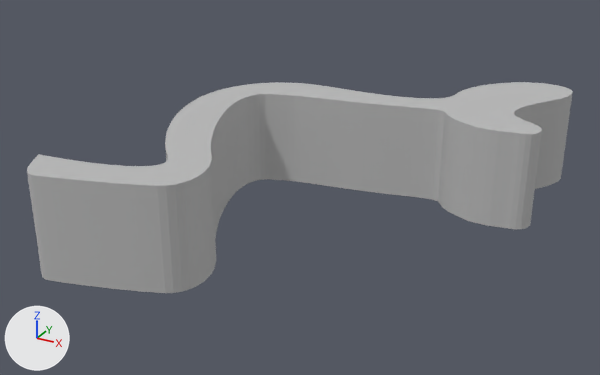
Before and after pictures for a commit that changed the Blender file Editing Files/node gate.blend.
The view is the same before and after, from a 50 mm lens placed at (59.4, -53.4, 36.2), pointed at (17.6, 22.7, -1.8). The axes (+X, +Y, +Z) are drawn at lower left. The lights are the same throughout.

The first picture shows 'node gate', 'node gate bulb', 'node gate cup'.
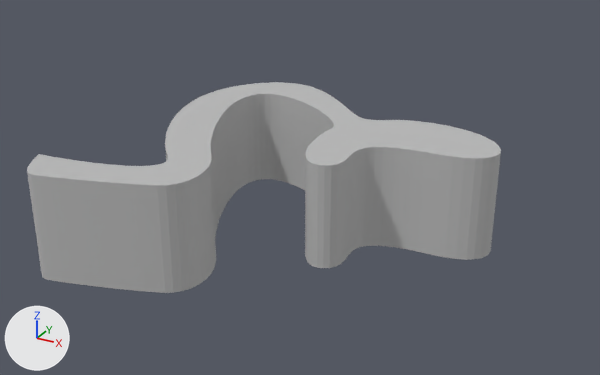
Patch to the scene script:
```diff
--- a/Editing Files/node gate.blend.py
+++ b/Editing Files/node gate.blend.py
@@ me_nodegate_nodegate @@
 # used by ob_node_gate; location = (0.0, 0.0, 0.0); rotation_euler = (1.571, 0.0, 0.0), in degrees (90, 0, 0)
-me_nodegate_nodegate.from_pydata(...)  # 530 vertices, 1048 faces; spans x -1.1..29.2, y -5.7..5.7, z -39.8..1.9
+me_nodegate_nodegate.from_pydata(...)  # 532 vertices, 613 faces; spans x -1.2..23.0, y -5.7..5.7, z -36.4..1.9
+# me_nodegate_nodegate part 1: 440 vertices removed from x -1.1..29.2, y -5.7..5.7, z -39.8..1.9; 442 vertices added at x -1.2..23.0, y -5.7..5.7, z -36.4..1.9
 me_nodegate_nodegate.materials.append(mat_nodegatesg)
@@ me_magicuser_20150422_2344_polysurface1_001 @@
+me_magicuser_20150422_2344_polysurface1_001.from_pydata(...)  # 220 vertices, 246 faces; spans x 21.0..39.3, y -5.7..5.7, z -30.4..-13.4
+me_magicuser_20150422_2344_polysurface1_001.materials.append(mat_nodegatesg)  # grey #bcbcbc
@@ me_magicuser_20150422_2344_polysurface1_002 @@
+me_magicuser_20150422_2344_polysurface1_002.from_pydata(...)  # 92 vertices, 66 faces; spans x 24.17..35.55, y -5.7..5.7, z -22.05..-13.35
+me_magicuser_20150422_2344_polysurface1_002.materials.append(mat_nodegatesg)  # grey #bcbcbc
@@ ob_node_gate_cup @@
-ob_node_gate_cup = bpy.data.objects.new('node gate cup', me_nodegate_nodegate_002)
-ob_node_gate_cup.location = (0.0, 0.0, 0.0)
-ob_node_gate_cup.rotation_euler = (1.571, 0.0, 0.0)  # degrees (90, 0, 0)
@@ ob_node_gate_bulb @@
-ob_node_gate_bulb = bpy.data.objects.new('node gate bulb', me_nodegate_nodegate_001)
-ob_node_gate_bulb.location = (0.0, 0.0, 0.0)
-ob_node_gate_bulb.rotation_euler = (1.571, 0.0, 0.0)  # degrees (90, 0, 0)
@@ ob_node_gate_bulb_1 @@
+ob_node_gate_bulb_1 = bpy.data.objects.new('Node Gate Bulb', me_magicuser_20150422_2344_polysurface1_001)
+ob_node_gate_bulb_1.location = (0.0, 0.0, 0.0)
+ob_node_gate_bulb_1.rotation_euler = (1.571, 0.0, 0.0)  # degrees (90, 0, 0)
@@ ob_node_gate_bulb_touch @@
+ob_node_gate_bulb_touch = bpy.data.objects.new('Node Gate Bulb Touch', me_magicuser_20150422_2344_polysurface1_002)
+ob_node_gate_bulb_touch.location = (0.0, 0.0, 0.0)
+ob_node_gate_bulb_touch.rotation_euler = (1.571, 0.0, 0.0)  # degrees (90, 0, 0)
```

Boxes [x1, y1, x2, y2] around the edits, measured in the pictures (600 x 375 px):
'node gate', reshaped (19% narrower): before [27, 82, 445, 293]; after [27, 82, 364, 293]
'Node Gate Bulb Touch', added: after [312, 146, 453, 268]
'node gate bulb', deleted: before [433, 82, 571, 229]
'Node Gate Bulb', added: after [305, 119, 501, 265]
'node gate cup', deleted: before [511, 90, 573, 189]
